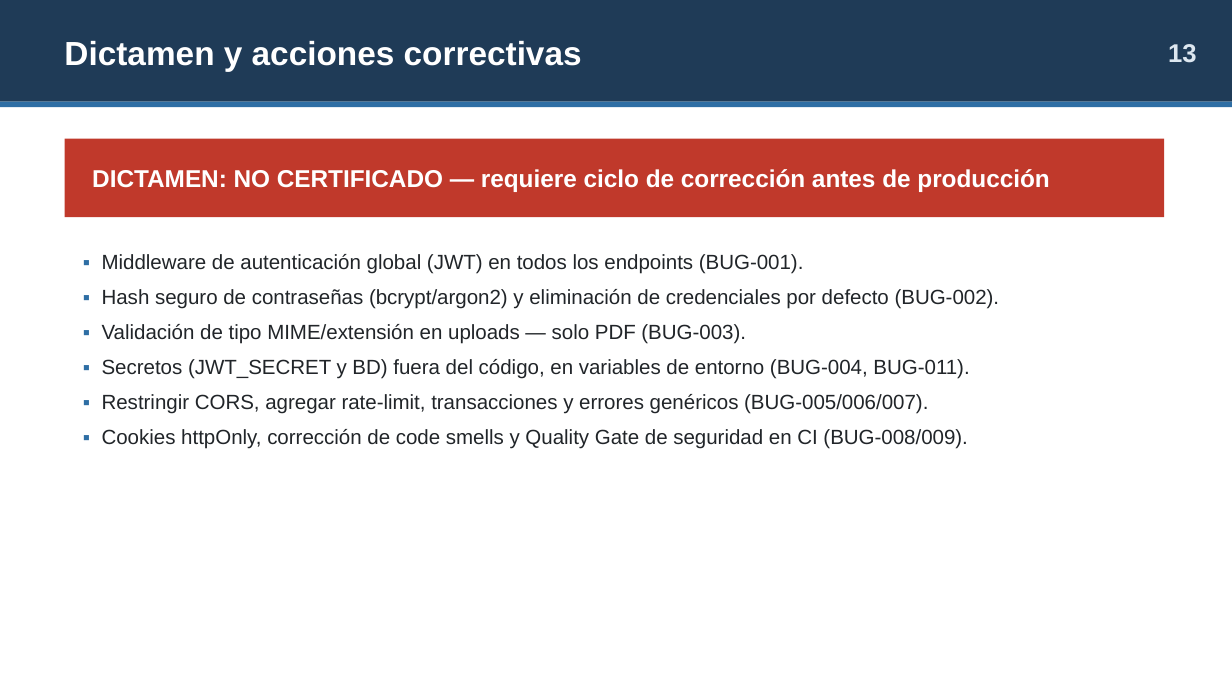
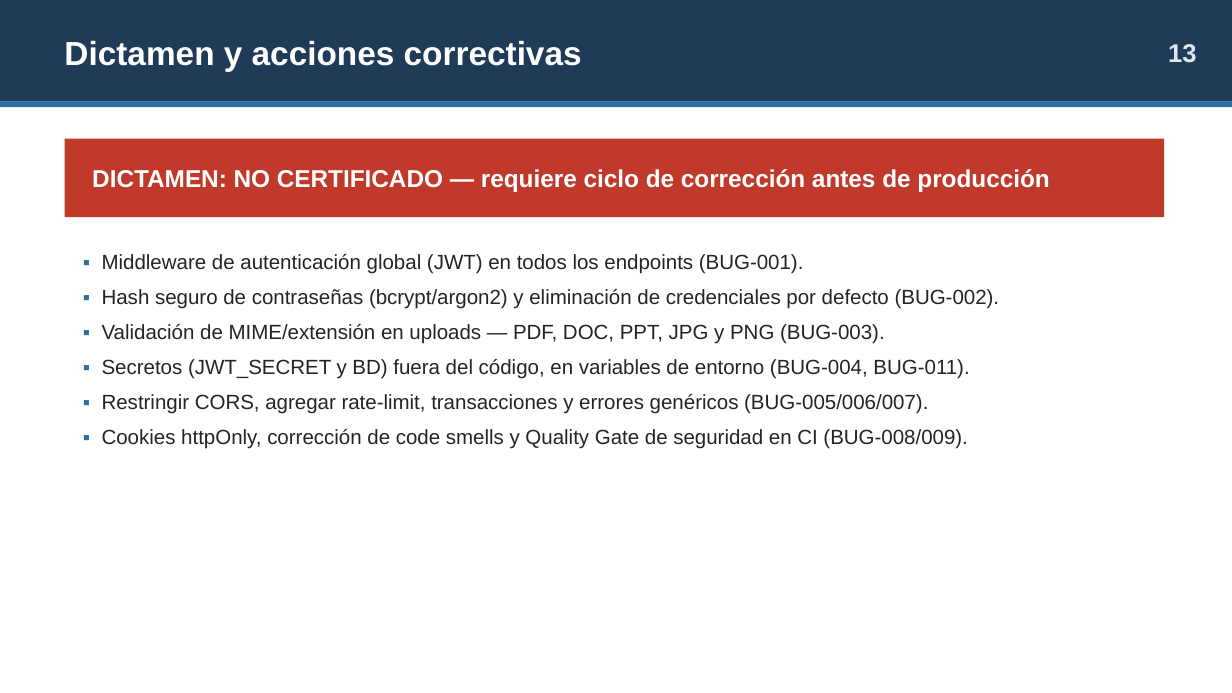
Before and after one commit to LTassoD/Seguridad-y-Calidad-en-el-Desarrollo-de-Software, a slide deck: slide 13 of EP3_Presentacion_Atlas.pptx. Drawn at 1232x693 pixels with LibreOffice and Linux fonts; fonts in the diff are those of the drawing. Boxes give left, top, right and bottom in pixels: in the first picture for what was removed or moved away, otherwise in the second. Text is boxed around its words. In the diff, an @@ line names an element or a change of style, - is before the commit and + after.

```diff
--- a/EP3_Presentacion_Atlas.pptx
+++ b/EP3_Presentacion_Atlas.pptx
@@ text at [102,324,885,344]: text changed @@
-▪ Validación de tipo MIME/extensión en uploads — solo PDF (BUG-003).
+▪ Validación de MIME/extensión en uploads — PDF, DOC, PPT, JPG y PNG (BUG-003).
```
Also in this commit, not shown: 6 other slides changed, 8 other files.
